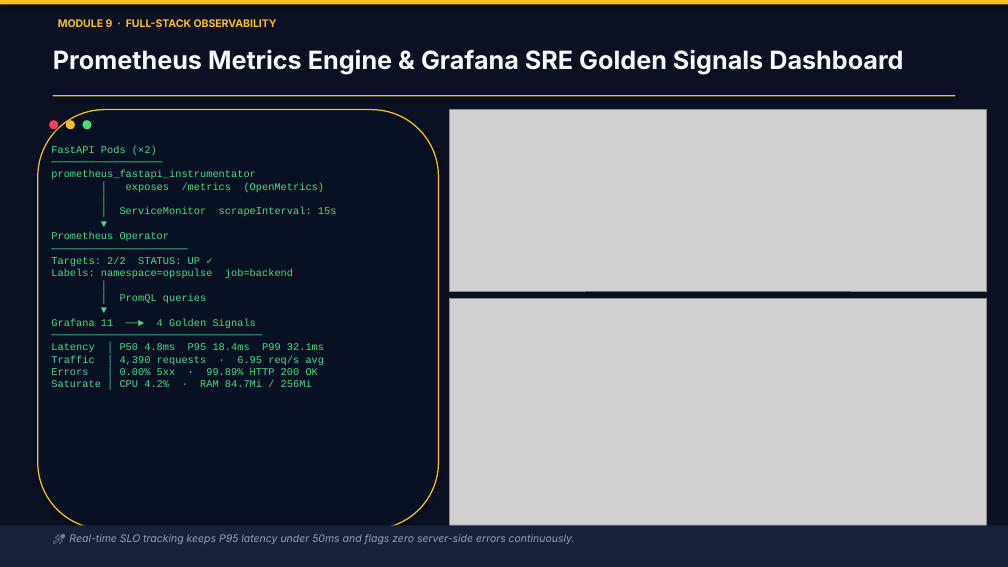
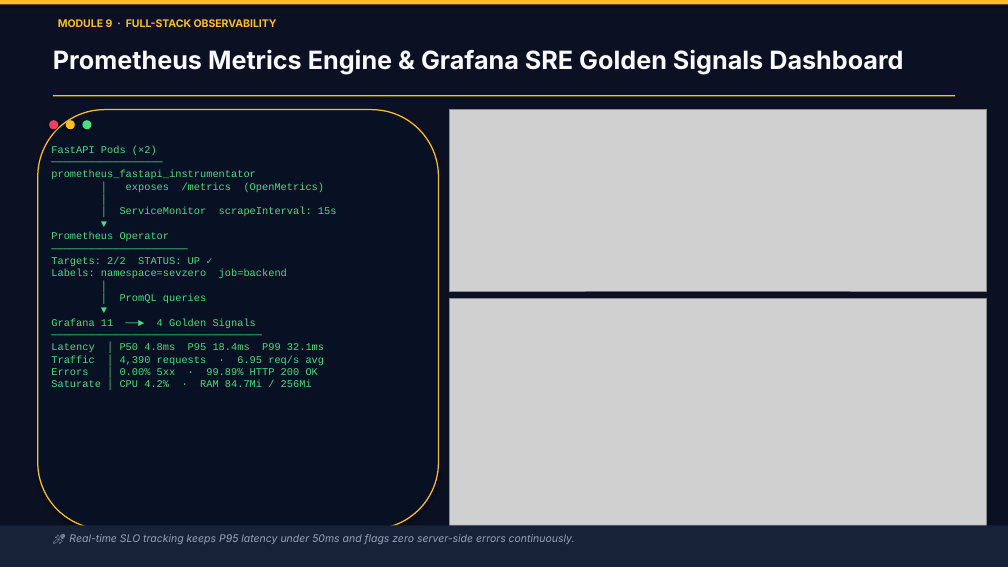
Before and after one commit to SathwikPerla/Final-DevOps-Project-Troubleshooting, a slide deck: slide 9 of demo/SevZero_Capstone_Presentation_v2.pptx. Drawn at 1008x567 pixels with LibreOffice and Linux fonts; fonts in the diff are those of the drawing; grey boxes stand for pictures. Boxes give left, top, right and bottom in pixels: in the first picture for what was removed or moved away, otherwise in the second. Text is boxed around its words. In the diff, an @@ line names an element or a change of style, - is before the commit and + after.

```diff
--- a/demo/SevZero_Capstone_Presentation_v2.pptx
+++ b/demo/SevZero_Capstone_Presentation_v2.pptx
@@ text at (51,146,337,387): text changed @@
-FastAPI Pods (×2)
-──────────────────
-prometheus_fastapi_instrumentator
-│ exposes /metrics (OpenMetrics)
-│
-│ ServiceMonitor scrapeInterval: 15s
-▼
-Prometheus Operator
-──────────────────────
-Targets: 2/2 STATUS: UP ✓
-Labels: namespace=opspulse job=backend
-│
-│ PromQL queries
-▼
-Grafana 11 ──► 4 Golden Signals
-──────────────────────────────────
-Latency │ P50 4.8ms P95 18.4ms P99 32.1ms
-Traffic │ 4,390 requests · 6.95 req/s avg
-Errors │ 0.00% 5xx · 99.89% HTTP 200 OK
-Saturate │ CPU 4.2% · RAM 84.7Mi / 256Mi
+FastAPI Pods (×2)
+──────────────────
+prometheus_fastapi_instrumentator
+│ exposes /metrics (OpenMetrics)
+│
+│ ServiceMonitor scrapeInterval: 15s
+▼
+Prometheus Operator
+──────────────────────
+Targets: 2/2 STATUS: UP ✓
+Labels: namespace=sevzero job=backend
+│
+│ PromQL queries
+▼
+Grafana 11 ──► 4 Golden Signals
+──────────────────────────────────
+Latency │ P50 4.8ms P95 18.4ms P99 32.1ms
+Traffic │ 4,390 requests · 6.95 req/s avg
+Errors │ 0.00% 5xx · 99.89% HTTP 200 OK
+Saturate │ CPU 4.2% · RAM 84.7Mi / 256Mi
```
Also in this commit, not shown: 4 other slides changed, 55 other files.
